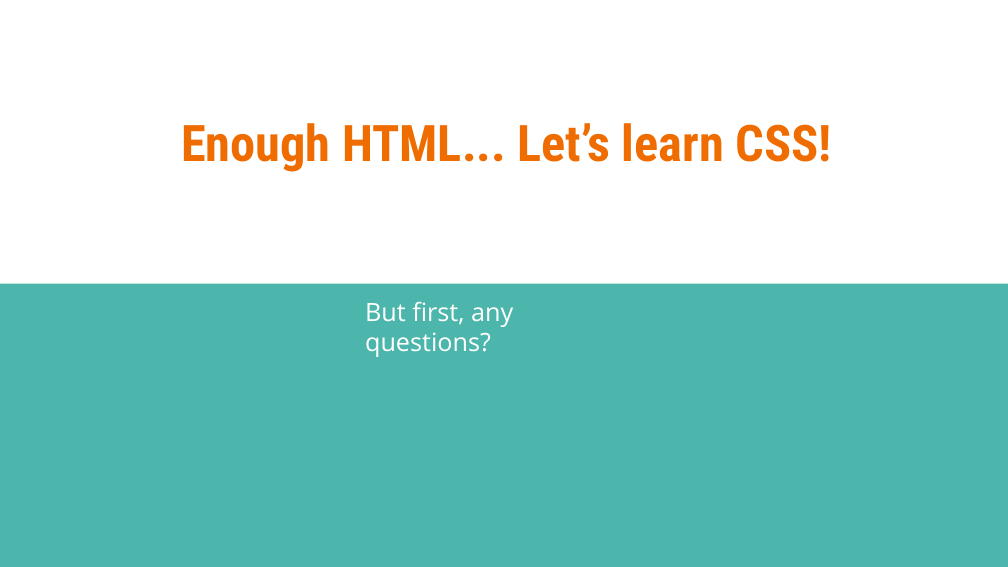
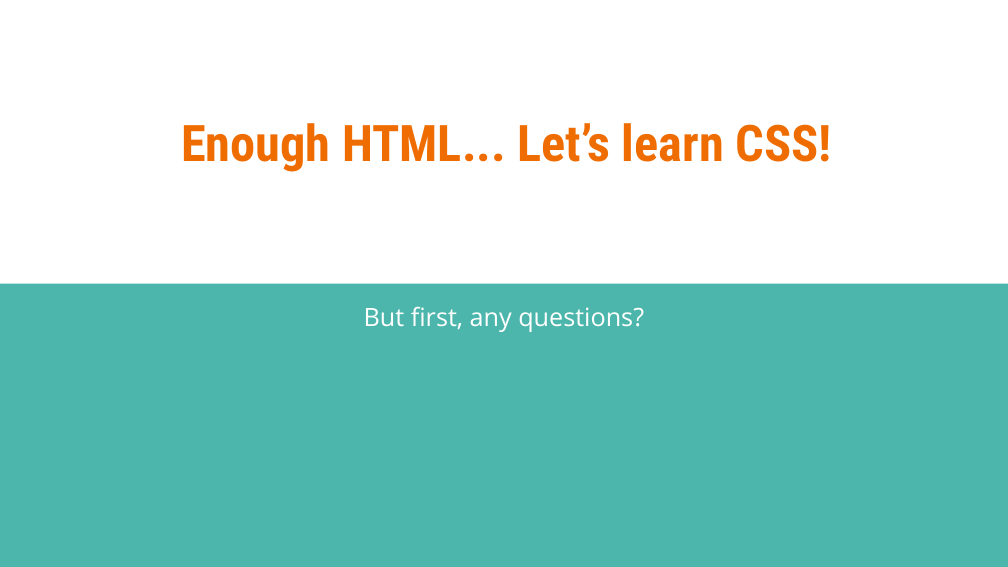
Before and after one commit to linkedin/high-school-trainee, a slide deck: slide 14 of Week_1/Lectures/1.3_HTML_and_CSS.pptx (slide 12 before the commit). Drawn at 1008x567 pixels with LibreOffice and Linux fonts; fonts in the diff are those of the drawing. Boxes give left, top, right and bottom in pixels: in the first picture for what was removed or moved away, otherwise in the second. Text is boxed around its words. In the diff, an @@ line names an element or a change of style, - is before the commit and + after.

```diff
--- a/Week_1/Lectures/1.3_HTML_and_CSS.pptx
+++ b/Week_1/Lectures/1.3_HTML_and_CSS.pptx
@@ text "But first, any questions?" at bbox=[364, 306, 644, 332]: alignment left to centre @@
```
Also in this commit, not shown: 12 other slides changed, 2 slides added, 3 other files.
